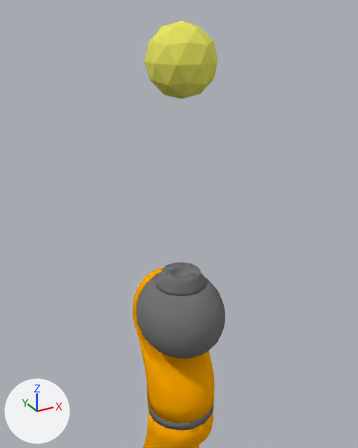
Renders of the Blender file data/morse/components/robots/KUKA_LWR.blend from each side of a commit.
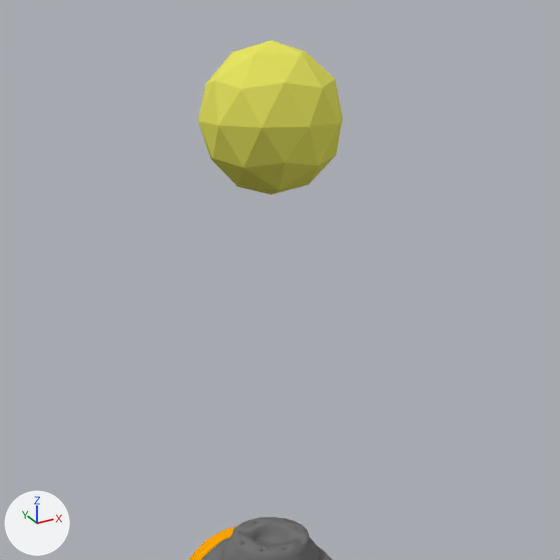
There are two pictures of each version: one from a camera (50 mm lens) standing at (-0.339, -0.609, 1.567) and looking at (-0.045, -0.075, 1.3), one close up on the part from 12% to 92% of the width and 0% to 63% of the height. The lights are fixed; the arrows at lower left show +X, +Y and +Z.

Names of what the first close-up shows: 'Target_Ball', 'kuka_7'.
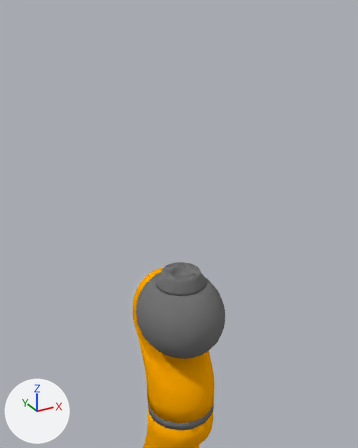
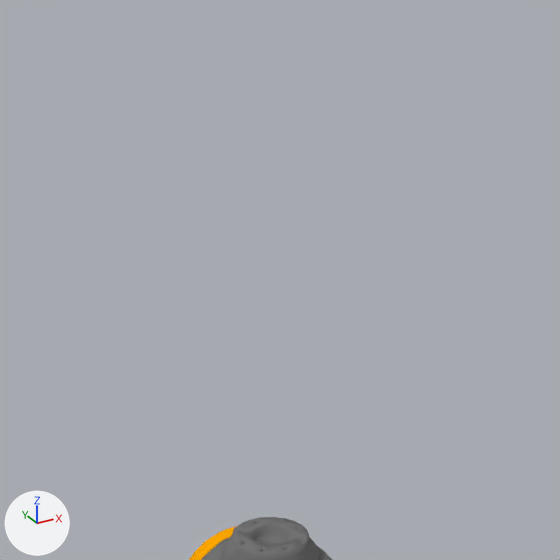
Changed parts and their boxes [x1, y1, x2, y2] in the close-ups (560 x 560 px):
'Target_Ball', deleted (yellow): before [198, 40, 343, 195]

The change, as a diff of the scene's bpy script:
```diff
--- a/data/morse/components/robots/KUKA_LWR.blend.py
+++ b/data/morse/components/robots/KUKA_LWR.blend.py
@@ ob_target_ball @@
-ob_target_ball = bpy.data.objects.new('Target_Ball', me_mesh)
-ob_target_ball.location = (0.0, 0.0, 1.5)
-ob_target_ball.scale = (0.05, 0.05, 0.05)
@@ ob_target_empty @@
 ob_target_empty = bpy.data.objects.new('Target_Empty', None)
-ob_target_empty.parent = ob_target_ball
 ob_target_empty.matrix_parent_inverse = Matrix(((20.0, 0.0, 0.0, 0.0), (0.0, 20.0, 0.0, 0.0), (0.0, 0.0, 20.0, -40.0), (0.0, 0.0, 0.0, 1.0)))
```
